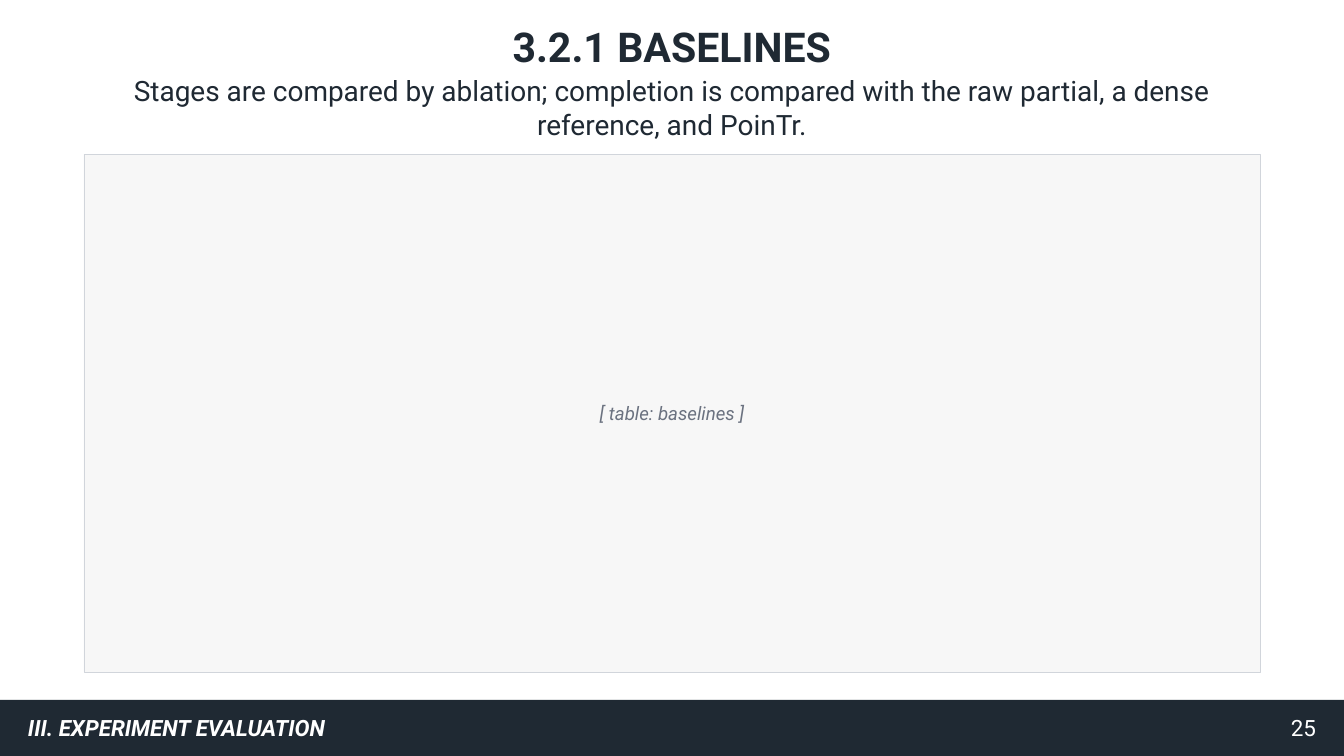
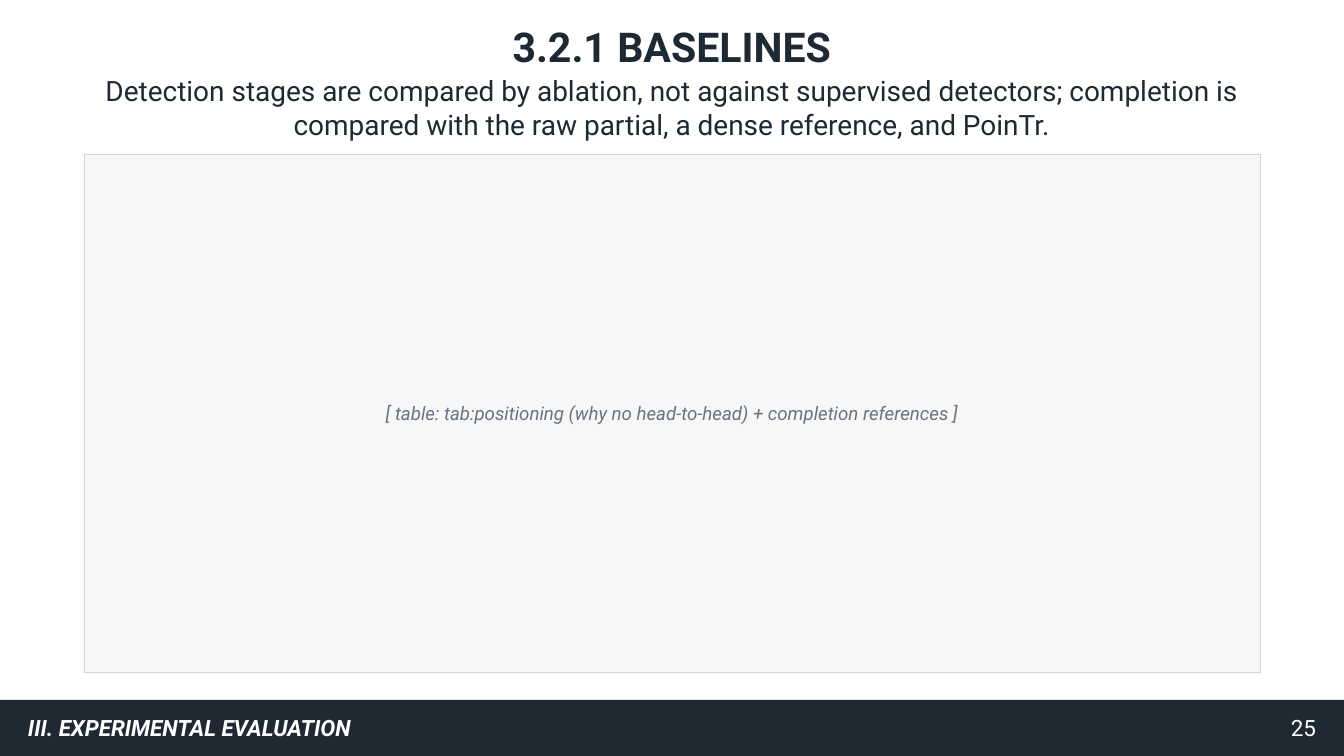
Before and after one commit to gooners006/LIDAR_Segmentation, a slide deck: slide 25 of docs/defense/deck_v2.pptx. Drawn at 1344x756 pixels with LibreOffice and Linux fonts; fonts in the diff are those of the drawing. Boxes give left, top, right and bottom in pixels: in the first picture for what was removed or moved away, otherwise in the second. Text is boxed around its words. In the diff, an @@ line names an element or a change of style, - is before the commit and + after.

```diff
--- a/docs/defense/deck_v2.pptx
+++ b/docs/defense/deck_v2.pptx
@@ text at (105,80,1237,141): text changed @@
-Stages are compared by ablation; completion is compared with the raw partial, a dense reference, and PoinTr.
+Detection stages are compared by ablation, not against supervised detectors; completion is compared with the raw partial, a dense reference, and PoinTr.
@@ text at (395,405,948,424): text changed @@
-[ table: baselines ]
+[ table: tab:positioning (why no head-to-head) + completion references ]
@@ text at (28,720,351,737): text changed @@
-III. EXPERIMENT EVALUATION
+III. EXPERIMENTAL EVALUATION
```
Also in this commit, not shown: 44 other slides changed, 9 slides added, 7 slides removed, 48 other files.
